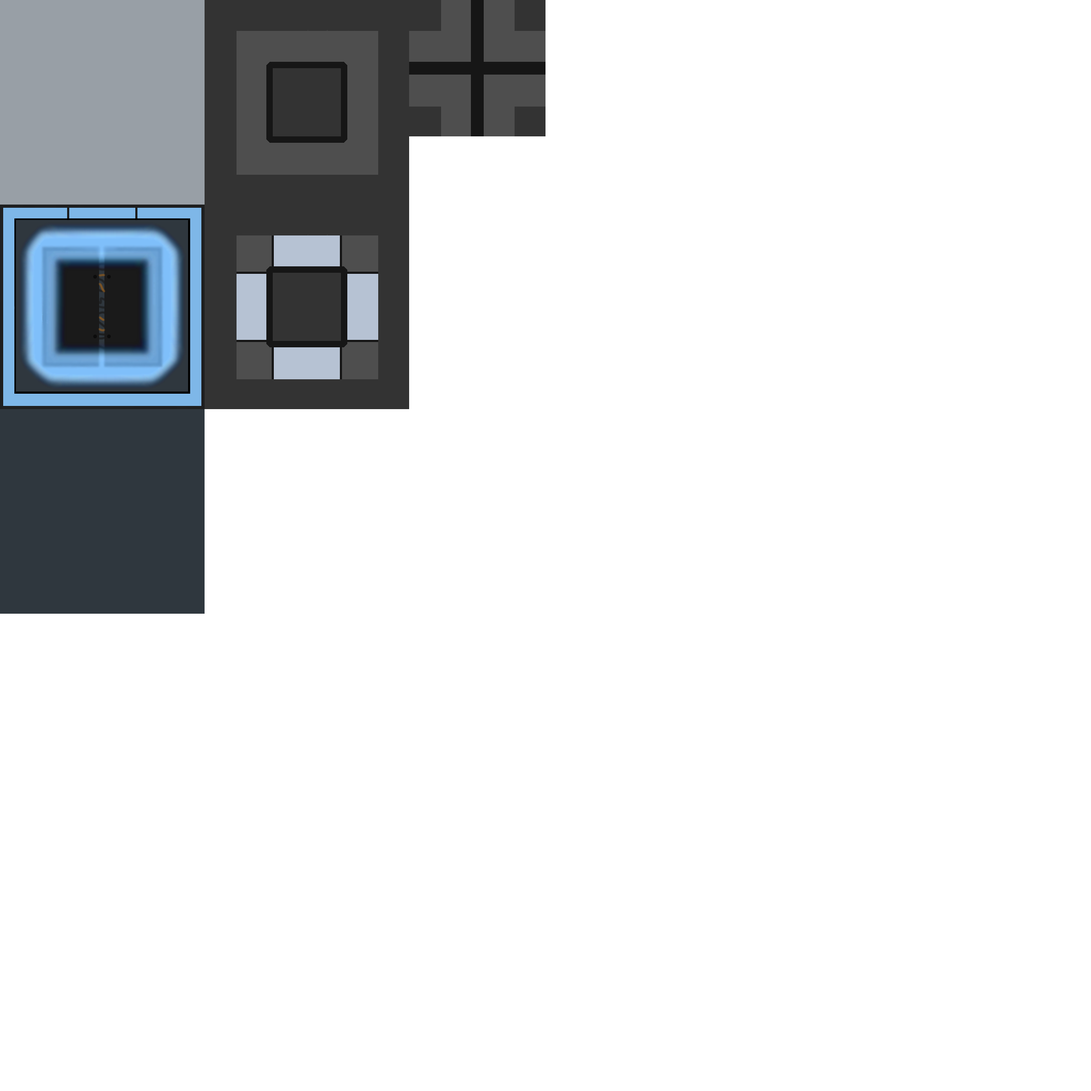
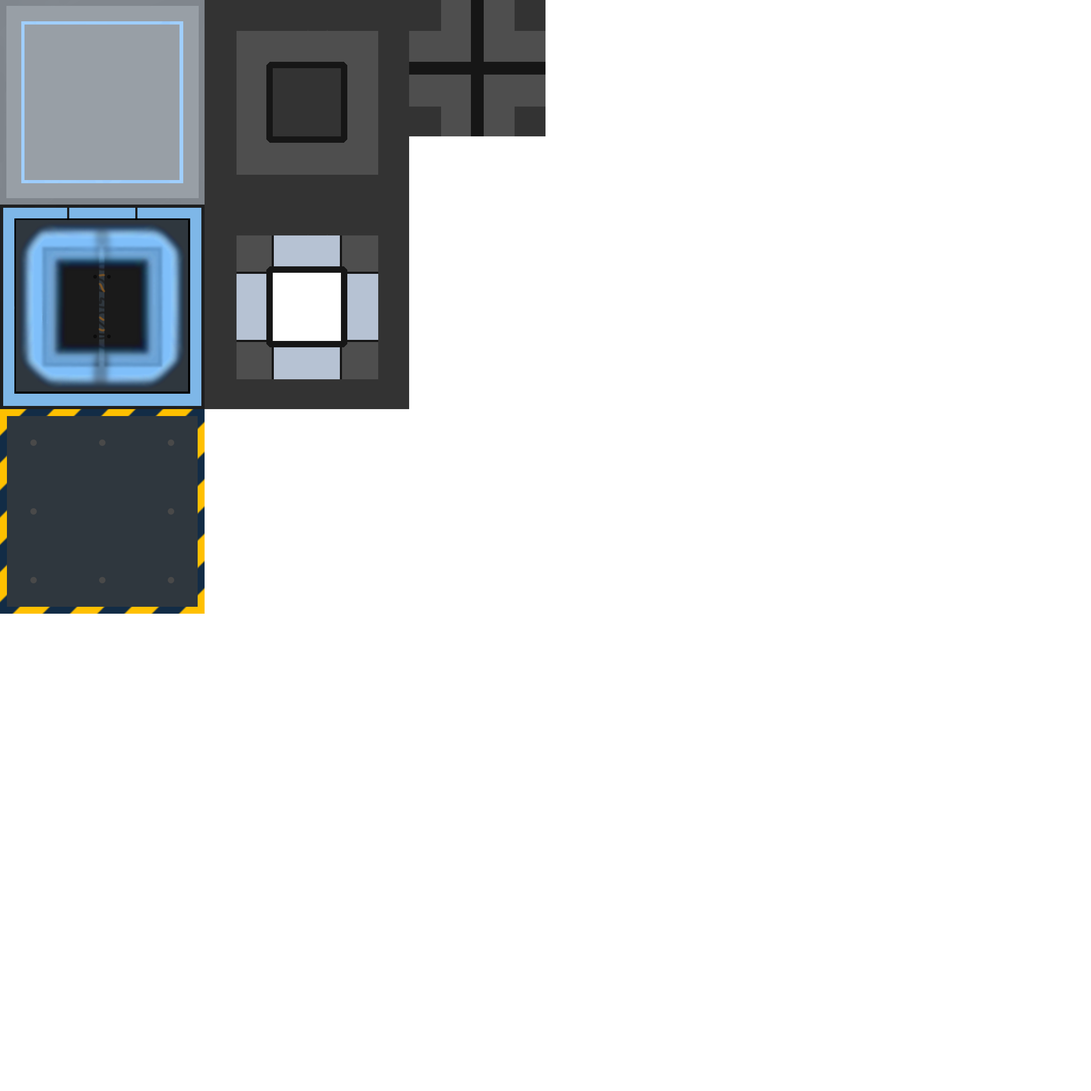
The second (1091, 1091) image is a revision of the first. Changes to its layers:
renamed "server floor" to "Ellipse 1", painted on it over box(0, 409, 205, 614)
painted on "Layer 1" over box(87, 225, 116, 388)
painted on "walls glass" over box(272, 272, 342, 342)
painted on "floor1" over box(0, 0, 205, 447)
